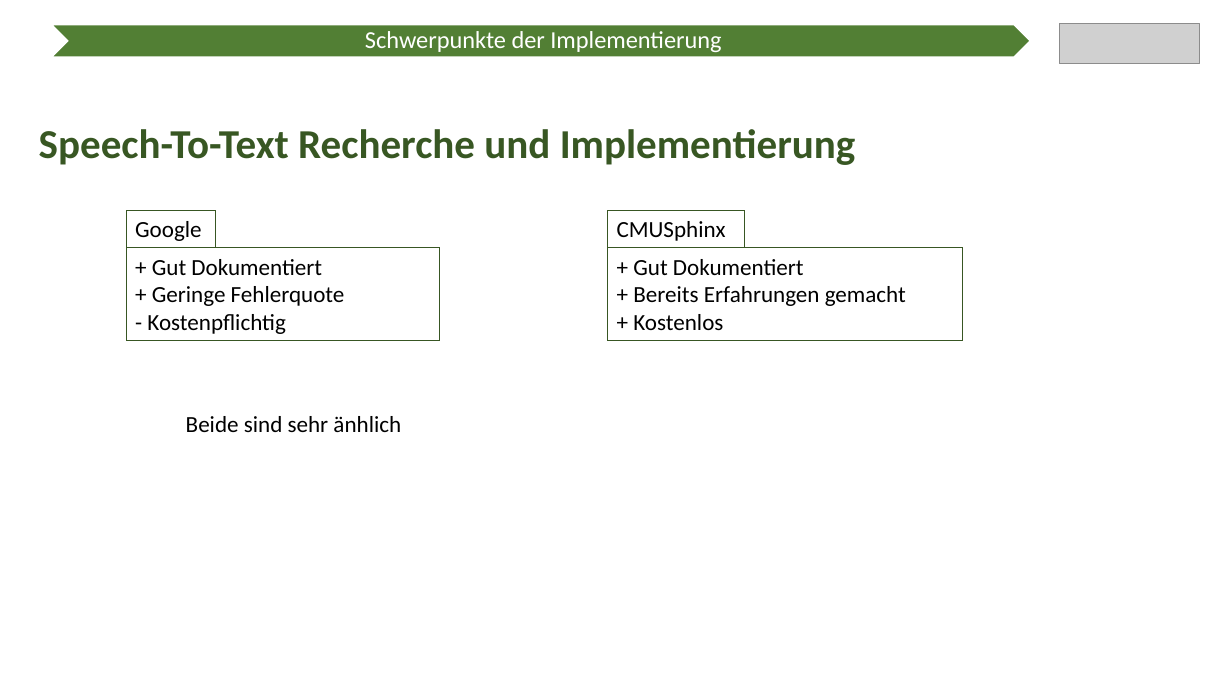
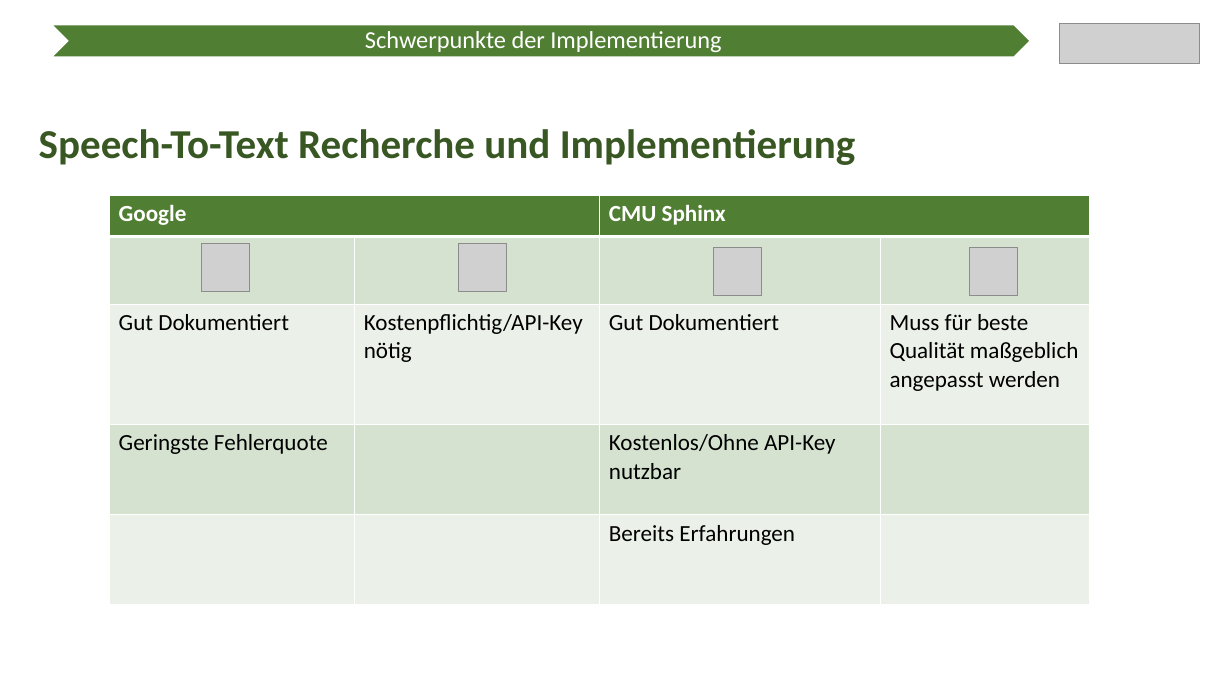
Before and after one commit to Ratoh/SAPLEXA, a slide deck: slide 6 of CavallaroAngelo/Präsentation Wahlmodulvorstellung/SAPlexa Präsentation.pptx. Drawn at 1232x693 pixels with LibreOffice and Linux fonts; fonts in the diff are those of the drawing; grey boxes stand for pictures. Boxes give left, top, right and bottom in pixels: in the first picture for what was removed or moved away, otherwise in the second. Text is boxed around its words. In the diff, an @@ line names an element or a change of style, - is before the commit and + after.

```diff
--- a/CavallaroAngelo/Präsentation Wahlmodulvorstellung/SAPlexa Präsentation.pptx
+++ b/CavallaroAngelo/Präsentation Wahlmodulvorstellung/SAPlexa Präsentation.pptx
@@ table added at (109,195,1090,605), 5 rows, 4 columns @@
+Google |  | CMU Sphinx | 
+ |  |  | 
+Gut Dokumentiert | Kostenpflichtig/API-Key nötig | Gut Dokumentiert | Muss für beste Qualität maßgeblich angepasst werden
+Geringste Fehlerquote |  | Kostenlos/Ohne API-Key nutzbar | 
+ |  | Bereits Erfahrungen | 
@@ rectangle removed at (126,211,215,248) @@
-Google
@@ rectangle removed at (608,211,746,248) @@
-CMUSphinx
@@ rectangle removed at (126,248,440,341) @@
-+ Gut Dokumentiert
-+ Geringe Fehlerquote
-- Kostenpflichtig
@@ picture added at (201,244,250,292) @@
@@ picture added at (459,244,507,292) @@
@@ rectangle removed at (608,248,964,341) @@
-+ Gut Dokumentiert
-+ Bereits Erfahrungen gemacht
-+ Kostenlos
@@ picture added at (714,247,762,295) @@
@@ picture added at (970,247,1018,295) @@
@@ text removed at (186,416,401,432) @@
-Beide sind sehr änhlich
```
Also in this commit, not shown: 1 other slide changed.
